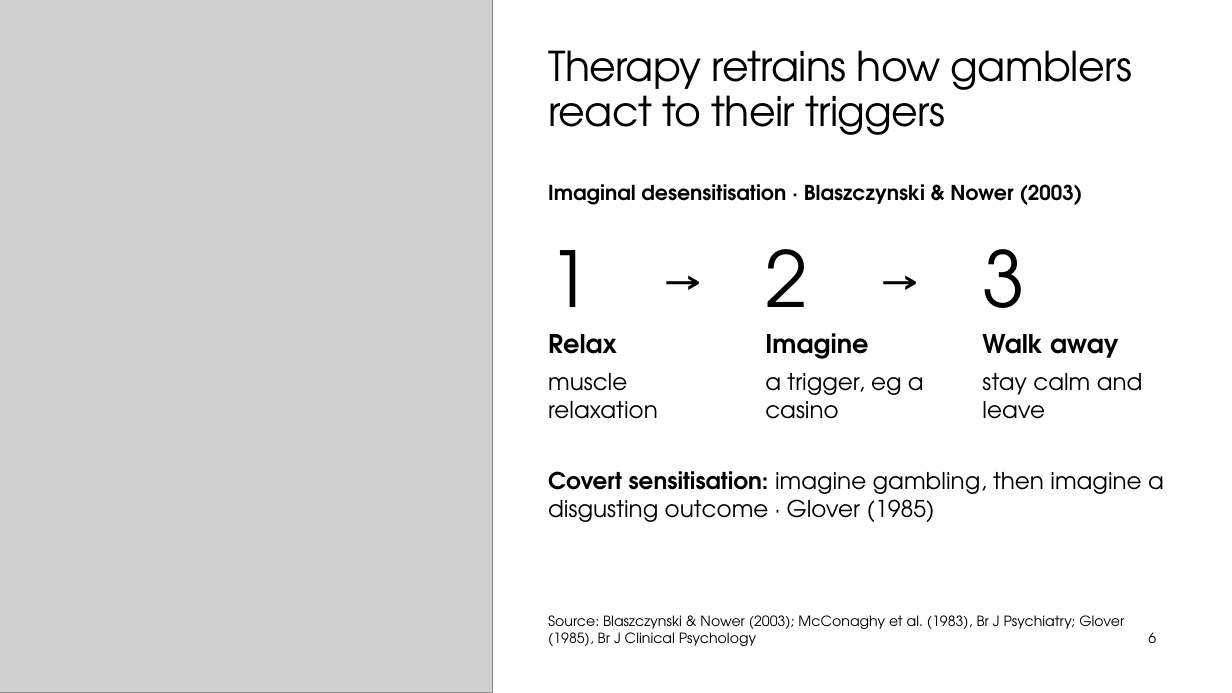
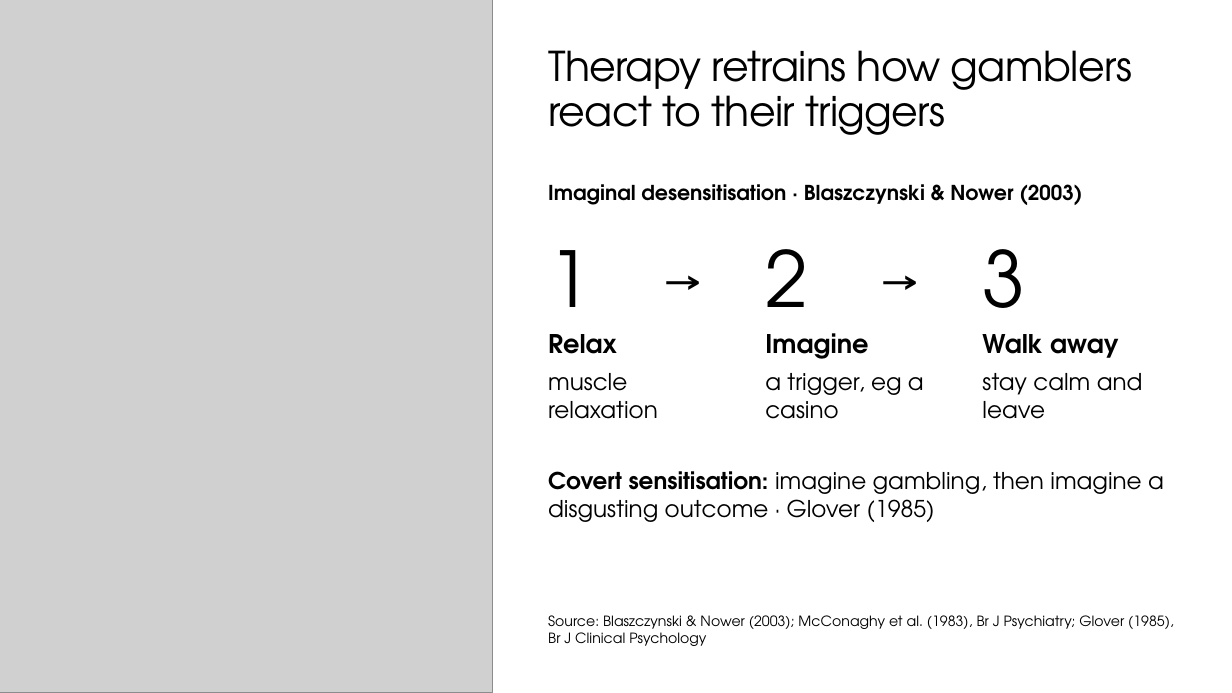
Before and after one commit to matisqaceme/Study, a slide deck: slide 6 of psychology/gambling-disorder/Gambling_Disorder_9990.pptx. Drawn at 1232x693 pixels with LibreOffice and Linux fonts; fonts in the diff are those of the drawing; grey boxes stand for pictures. Boxes give left, top, right and bottom in pixels: in the first picture for what was removed or moved away, otherwise in the second. Text is boxed around its words. In the diff, an @@ line names an element or a change of style, - is before the commit and + after.

```diff
--- a/psychology/gambling-disorder/Gambling_Disorder_9990.pptx
+++ b/psychology/gambling-disorder/Gambling_Disorder_9990.pptx
@@ text "Source: Blaszczynski & Nower (2003); ..." rewrapped from (x1=548, y1=615, x2=1124, y2=646) to (x1=548, y1=615, x2=1174, y2=646) @@
@@ page number removed at (x1=1148, y1=632, x2=1156, y2=643) @@
-6
```
Also in this commit, not shown: 6 other slides changed, 1 other file.
